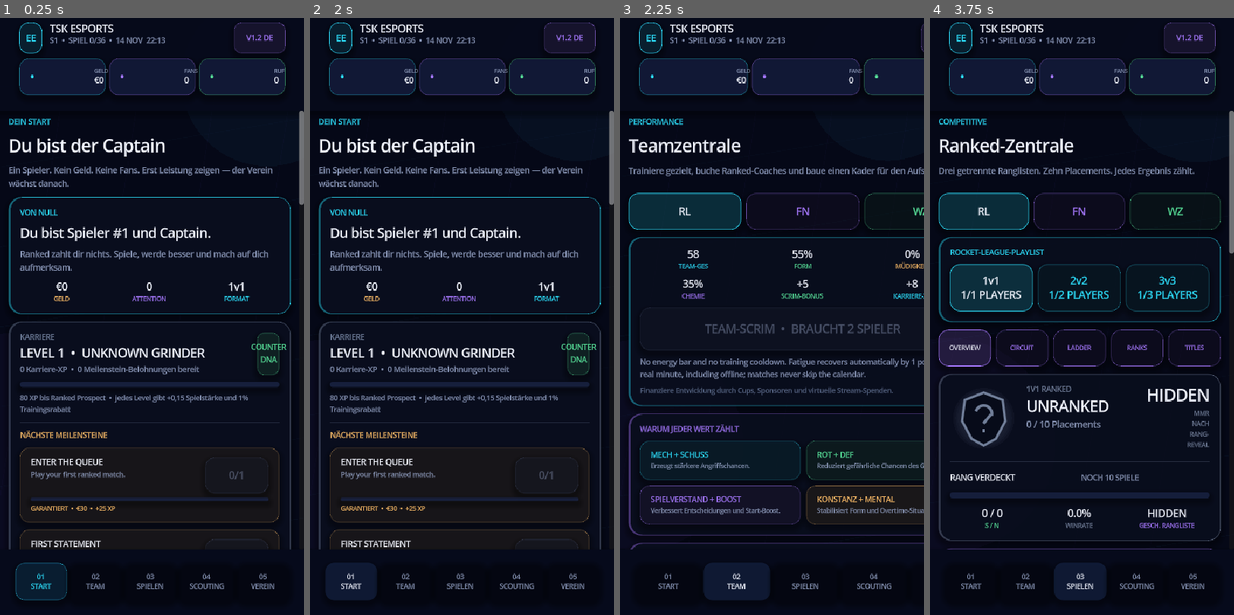
Above: before the commit, frames 1-4 (left to right).
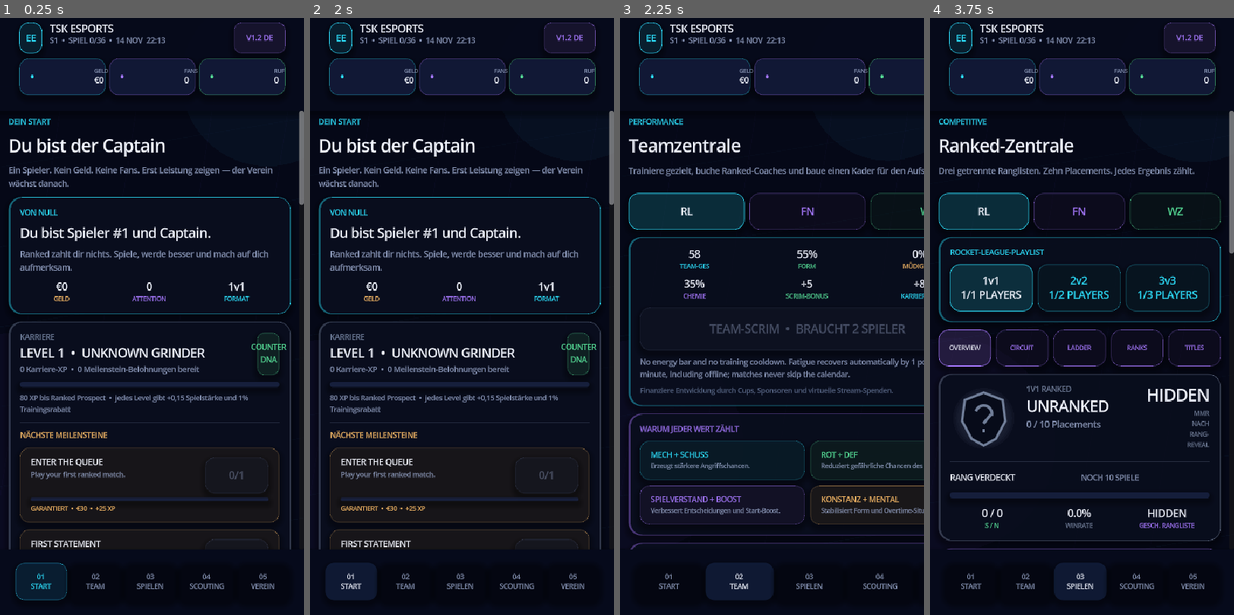
Above: after the commit, the same moments.

Repository: JasonTSKowner/E-Sport-Empire
Game: Godot game, scene res://scenes/Main.tscn
Same seed, same stepped clock (60 frames per second), same inputs: the game is played once before the commit and once after it.
Inputs:
- Up to frame 1 (0.25 s): no input
- Up to frame 2 (2 s): click "01 START" at 0.5 s; click "01 START" at 1.25 s
- Up to frame 3 (2.25 s): click "02 TEAM" at 2 s
- Up to frame 4 (3.75 s): click "01 START" at 2.75 s; click "03 SPIELEN" at 3.5 s

Frames 1-2 are identical in both runs. In frame 3, 3.8% of the frame differs, in the area x 6-100%, y 1-98%; in frame 4, nothing differs.

Commit message:
v1.2: localize player development

Diff:
--- a/scripts/development_data.gd
+++ b/scripts/development_data.gd
@@ -6,8 +6,8 @@
 	{"key": "rotation", "label": "Rotation", "short": "ROT", "color": "a779ff"},
 	{"key": "shooting", "label": "Shooting", "short": "SHOT", "color": "ffbf69"},
 	{"key": "defense", "label": "Defense", "short": "DEF", "color": "58e39b"},
-	{"key": "game_sense", "label": "Game Sense", "short": "SENSE", "color": "b68cff"},
-	{"key": "boost_control", "label": "Boost Control", "short": "BOOST", "color": "4fd6d2"},
+	{"key": "game_sense", "label": "Spielverständnis", "short": "SENSE", "color": "b68cff"},
+	{"key": "boost_control", "label": "Boost-Kontrolle", "short": "BOOST", "color": "4fd6d2"},
 	{"key": "consistency", "label": "Consistency", "short": "CONS", "color": "ff7da8"},
 	{"key": "mentality", "label": "Mentality", "short": "MENTAL", "color": "ffd166"},
 ]
@@ -15,10 +15,10 @@
 const TRAINING_PROGRAMS := [
 	{
 		"id": "mechanics_lab",
-		"label": "Mechanics Lab",
+		"label": "Mechanik-Labor",
 		"short": "MECHANICS",
-		"button_detail": "+2 MECH / +1 SHOT",
-		"detail": "+2 Mechanics  •  +1 Shooting",
+		"button_detail": "+2 MECH / +1 SCHUSS",
+		"detail": "+2 Mechanik  •  +1 Schuss",
 		"primary": "mechanics",
 		"gains": {"mechanics": 2, "shooting": 1},
 		"base_cost": 20,
@@ -28,10 +28,10 @@
 	},
 	{
 		"id": "rotation_review",
-		"label": "Rotation Review",
+		"label": "Rotationsanalyse",
 		"short": "ROTATION",
-		"button_detail": "+2 ROT / +1 SENSE",
-		"detail": "+2 Rotation  •  +1 Game Sense",
+		"button_detail": "+2 ROT / +1 VERST.",
+		"detail": "+2 Rotation  •  +1 Spielverständnis",
 		"primary": "rotation",
 		"gains": {"rotation": 2, "game_sense": 1},
 		"base_cost": 15,
@@ -41,10 +41,10 @@
 	},
 	{
 		"id": "finishing_pack",
-		"label": "Finishing Pack",
+		"label": "Abschluss-Training",
 		"short": "SHOOTING",
-		"button_detail": "+2 SHOT / +1 MECH",
-		"detail": "+2 Shooting  •  +1 Mechanics",
+		"button_detail": "+2 SCHUSS / +1 MECH",
+		"detail": "+2 Schuss  •  +1 Mechanik",
 		"primary": "shooting",
 		"gains": {"shooting": 2, "mechanics": 1},
 		"base_cost": 18,
@@ -54,7 +54,7 @@
 	},
 	{
 		"id": "defensive_reads",
-		"label": "Defensive Reads",
+		"label": "Defensiv-Reads",
 		"short": "DEFENSE",
 		"button_detail": "+2 DEF / +1 ROT",
 		"detail": "+2 Defense  •  +1 Rotation",
@@ -67,10 +67,10 @@
 	},
 	{
 		"id": "boost_routes",
-		"label": "Boost Routes",
+		"label": "Boost-Routen",
 		"short": "BOOST",
 		"button_detail": "+2 BOOST / +1 CONS",
-		"detail": "+2 Boost Control  •  +1 Consistency",
+		"detail": "+2 Boost-Kontrolle  •  +1 Konstanz",
 		"primary": "boost_control",
 		"gains": {"boost_control": 2, "consistency": 1},
 		"base_cost": 14,
@@ -80,10 +80,10 @@
 	},
 	{
 		"id": "mental_coaching",
-		"label": "Mental Coaching",
+		"label": "Mentaltraining",
 		"short": "MENTAL",
-		"button_detail": "+2 MENTAL / +1 CONS",
-		"detail": "+2 Mentality  •  +1 Consistency",
+		"button_detail": "+2 MENTAL / +1 KONST.",
+		"detail": "+2 Mentalität  •  +1 Konstanz",
 		"primary": "mentality",
 		"gains": {"mentality": 2, "consistency": 1},
 		"base_cost": 12,
@@ -98,49 +98,49 @@
 		"id": "half_flip",
 		"label": "Half Flip",
 		"requirements": {"mechanics": 50, "rotation": 45},
-		"event": "a clean recovery into the counter",
+		"event": "eine saubere Recovery in den Konter",
 	},
 	{
 		"id": "fast_aerial",
 		"label": "Fast Aerial",
 		"requirements": {"mechanics": 56, "boost_control": 52},
-		"event": "a fast-aerial finish",
+		"event": "einen Fast-Aerial-Abschluss",
 	},
 	{
 		"id": "air_dribble",
 		"label": "Air Dribble",
 		"requirements": {"mechanics": 64, "shooting": 58},
-		"event": "a controlled air-dribble finish",
+		"event": "einen kontrollierten Air-Dribble-Abschluss",
 	},
 	{
 		"id": "musty_flick",
 		"label": "Musty Flick",
 		"requirements": {"mechanics": 72, "shooting": 67},
-		"event": "a Musty flick over the last defender",
+		"event": "einen Musty Flick über den letzten Verteidiger",
 	},
 	{
 		"id": "flip_reset",
 		"label": "Flip Reset",
 		"requirements": {"mechanics": 78, "boost_control": 68},
-		"event": "a clean flip-reset finish",
+		"event": "einen sauberen Flip-Reset-Abschluss",
 	},
 	{
 		"id": "double_reset",
 		"label": "Double Reset",
 		"requirements": {"mechanics": 85, "consistency": 78},
-		"event": "a double-reset finish",
+		"event": "einen Double-Reset-Abschluss",
 	},
 	{
 		"id": "psycho",
 		"label": "Psycho",
 		"requirements": {"mechanics": 89, "defense": 82},
-		"event": "a Psycho off the defensive backboard",
+		"event": "einen Psycho vom eigenen Backboard",
 	},
 	{
 		"id": "triple_reset",
 		"label": "Triple Reset",
 		"requirements": {"mechanics": 94, "consistency": 88},
-		"event": "a triple-reset finish",
+		"event": "einen Triple-Reset-Abschluss",
 	},
 ]
 
@@ -165,28 +165,28 @@
 	var candidates := [
 		{
 			"id": "mechanical_finisher",
-			"label": "Mechanical Finisher",
+			"label": "Mechanischer Finisher",
 			"short": "FINISHER",
 			"color": "2de2ff",
 			"score": int(player.get("mechanics", 50)) + int(player.get("shooting", 50)),
 		},
 		{
 			"id": "defensive_anchor",
-			"label": "Defensive Anchor",
+			"label": "Defensiv-Anker",
 			"short": "ANCHOR",
 			"color": "58e39b",
 			"score": int(player.get("rotation", 50)) + int(player.get("defense", 50)),
 		},
 		{
 			"id": "field_general",
-			"label": "Field General",
+			"label": "Spielmacher",
 			"short": "PLAYMAKER",
 			"color": "a779ff",
 			"score": int(player.get("game_sense", 50)) + int(player.get("boost_control", 50)),
 		},
 		{
 			"id": "clutch_specialist",
-			"label": "Clutch Specialist",
+			"label": "Clutch-Spezialist",
 			"short": "CLUTCH",
 			"color": "ffbf69",
 			"score": int(player.get("consistency", 50)) + int(player.get("mentality", 50)),
@@ -205,7 +205,7 @@
 	if highest - lowest <= 6:
 		return {
 			"id": "complete_player",
-			"label": "Complete Player",
+			"label": "Kompletter Spieler",
 			"short": "ALL-ROUND",
 			"color": "f2efff",
 			"score": highest,
